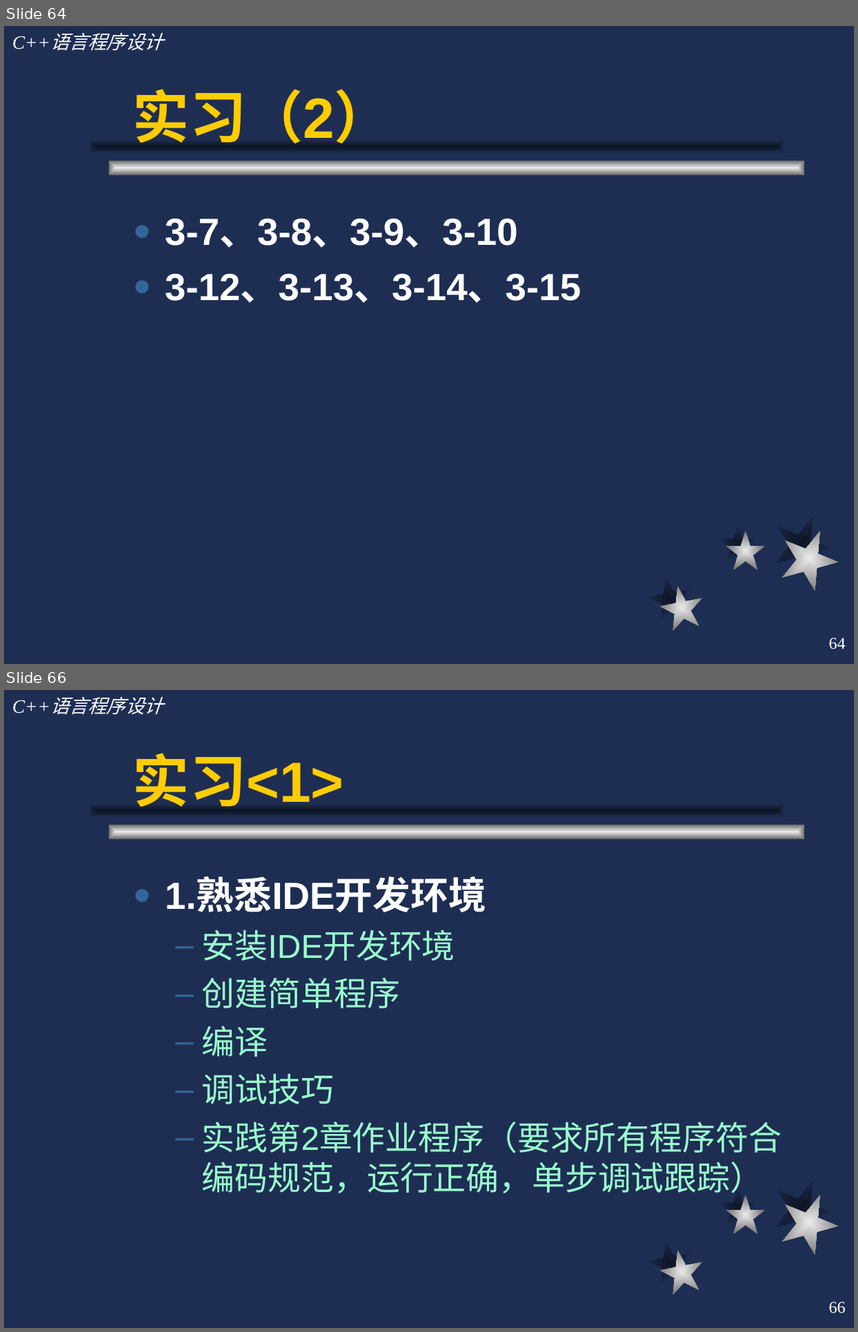
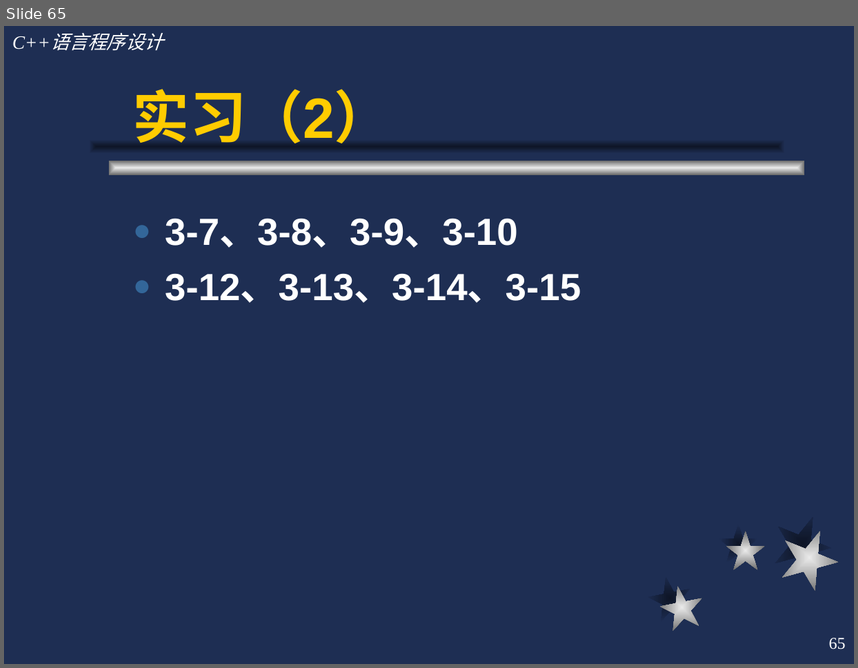
Before and after one commit to cugwhp/OOPCPP, a slide deck: 02.PPT/第3章 函数/c++3.ppt. Shown one above the other, each under a label of ours: slides 64 and 66 before the commit, slide 65 after it; the slides between them are not shown. The pictures are 858x1332 and 858x668 pixels, drawn with LibreOffice and Linux fonts; fonts in the diff are those of the drawing. Boxes give left, top, right and bottom in pixels: in the first picture for what was removed or moved away, otherwise in the second. Text is boxed around its words. In the diff, an @@ line names an element or a change of style, - is before the commit and + after.

```diff
--- a/02.PPT/第3章 函数/c++3.ppt
+++ b/02.PPT/第3章 函数/c++3.ppt
@@ slide 66 removed at bbox=[4, 690, 854, 1328], background #1E2E53; not listed: 9 template elements that a slide beside it also shows @@
@@ title removed at bbox=[133, 753, 344, 811] @@
-实习<1>
@@ text removed at bbox=[165, 879, 782, 1197] @@
-● 1.熟悉IDE开发环境
-  – 安装IDE开发环境
-  – 创建简单程序
-  – 编译
-  – 调试技巧
-  – 实践第2章作业程序（要求所有程序符合编码规范，运行正确，单步调试跟踪）
@@ page number removed at bbox=[829, 1301, 846, 1313] @@
-66
@@ what was slide 64 is now slide 65 @@
@@ page number at bbox=[829, 637, 846, 649]: text changed @@
-64
+65
```
Also in this commit, not shown: 3 slides changed, 3 other files.
